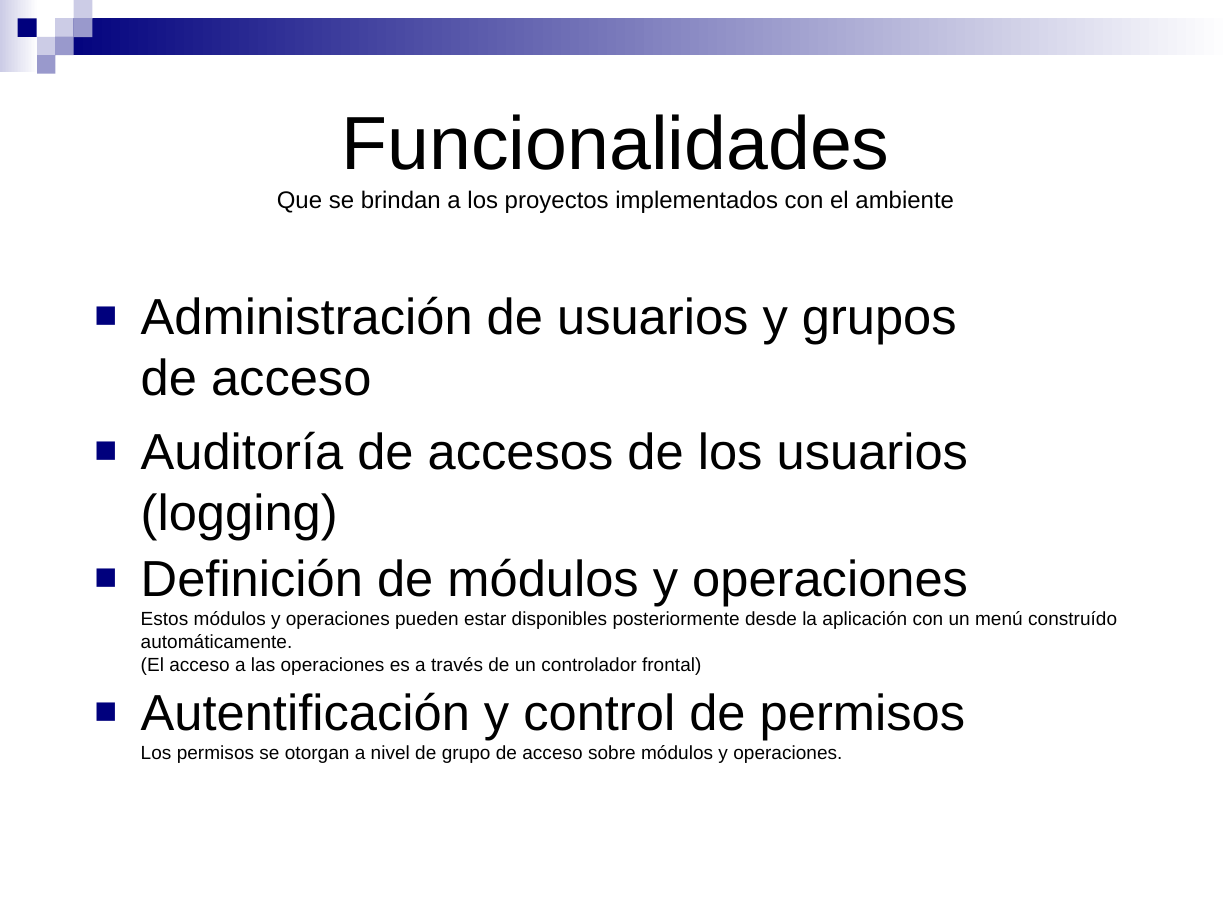
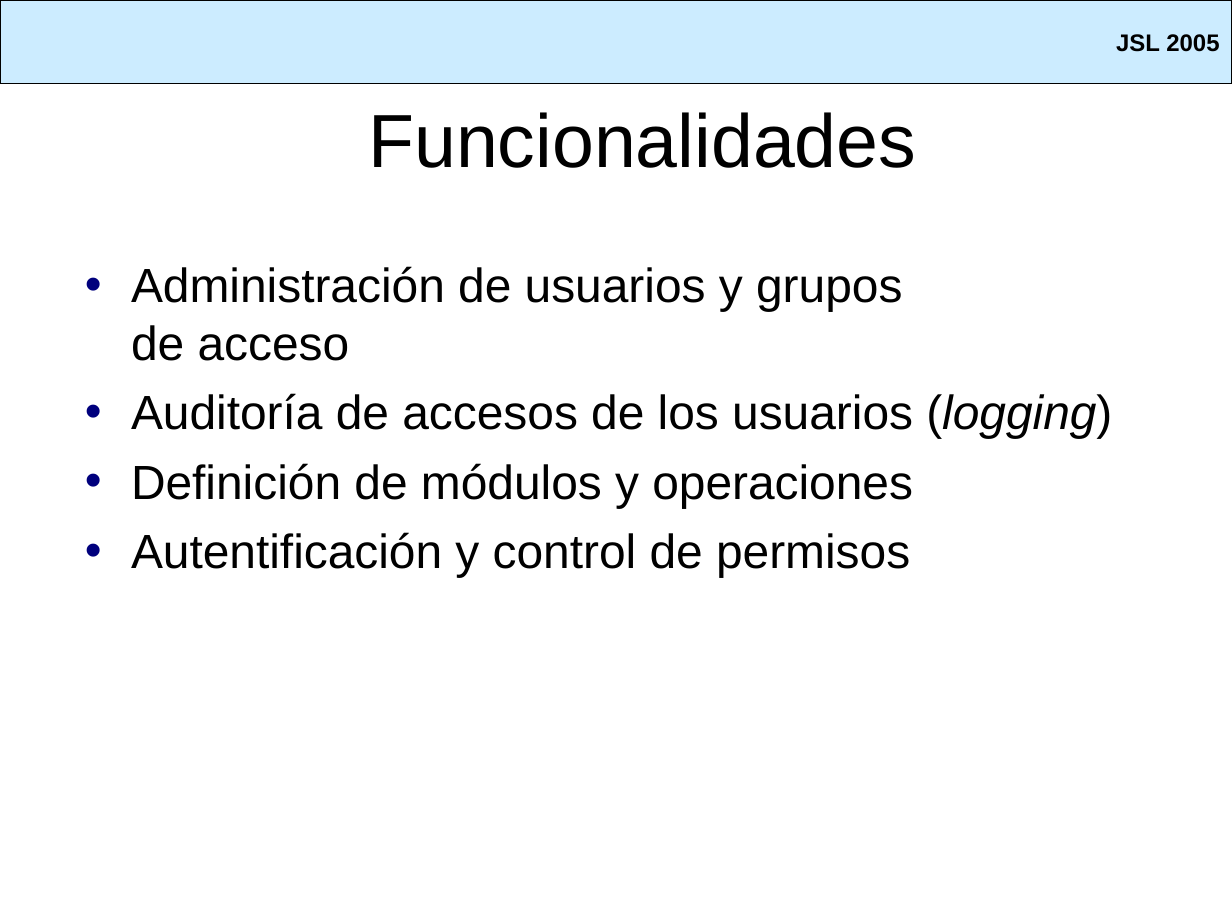
Before and after one commit to SIU-Toba/framework, a slide deck: slide 5 of doc/presentacion/Jornadas JAIIO.ppt. Drawn at 1232x924 pixels with LibreOffice and Linux fonts; fonts in the diff are those of the drawing; background and template pictures are left out. Boxes give left, top, right and bottom in pixels: in the first picture for what was removed or moved away, otherwise in the second. Text is boxed around its words. In the diff, an @@ line names an element or a change of style, - is before the commit and + after.

```diff
--- a/doc/presentacion/Jornadas JAIIO.ppt
+++ b/doc/presentacion/Jornadas JAIIO.ppt
@@ rectangle added at [0,0,1232,84], fill #CCECFF, outline #000000 0.74 pt, 14 pt, text #000000, bold @@
+JSL 2005
@@ group removed at [0,0,1232,74]: 9 rectangles @@
@@ title removed at [277,114,954,213] @@
-Funcionalidades
-Que se brindan a los proyectos implementados con el ambiente
@@ title added at [368,112,916,168], 44 pt, text #000000 @@
+Funcionalidades
@@ text "Administración de usuarios y grupos ...": place and size @@
-text "Administración de usuarios y grupos ..." at [141,296,1117,763]
+text "Administración de usuarios y grupos ..." at [131,266,1112,577]
@@ text at [131,266,1112,438]: size 29.6 to 28 pt in "Administración de usuarios y grupos de acceso", "Auditoría de accesos de los usuarios (logging)"; italic on in "(logging)"; bullet ■ to •; less space between paragraphs @@
@@ text at [131,463,913,577]: text changed; size 11.1 to 28 pt @@
-■ Definición de módulos y operaciones
-  Estos módulos y operaciones pueden estar disponibles posteriormente desde la aplicación con un menú construído automáticamente.
-  (El acceso a las operaciones es a través de un controlador frontal)
-■ Autentificación y control de permisos
-  Los permisos se otorgan a nivel de grupo de acceso sobre módulos y operaciones.
+• Definición de módulos y operaciones
+• Autentificación y control de permisos
```
Also in this commit, not shown: 5 other slides changed, 2 slides added, 2 slides removed.
